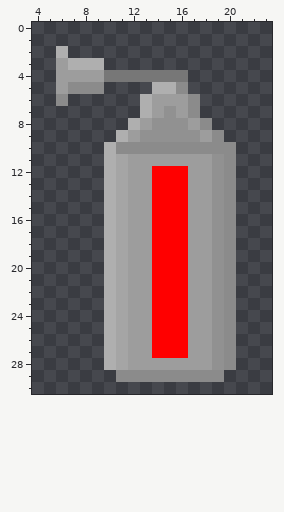
Pixel-art sprite, stored at Spacebox/GameSets/Default/Items/paint.png. Above, as it was before the edit.
The file is 32x32 pixels. Colours within 5 levels of each other are drawn and written as one. Shown: x 4..23, y 0..30.
Now the later version:
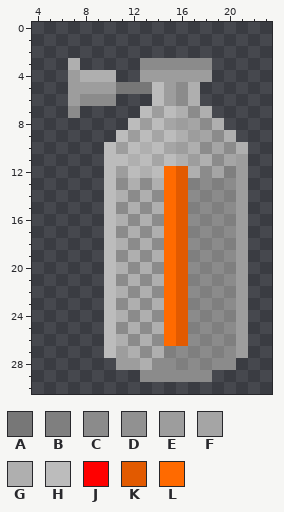
Palette (. is transparent): A #777777  B #7f7f7f  C #8b8b8b  D #919191  E #9d9d9d  F #a5a5a5  G #afafaf  H #bcbcbc  J #ff0000  K #e25a00  L #ff6a00
Change:
@@ x 4..23 @@
  1 ....................
- 2 ..G.................
- 3 ..EGGG..............
- 4 ..EEEEAAAAAAA.......
- 5 ..ECCC....GGC.......
- 6 ..C......GEEEC......
- 7 .........GEDEC......
- 8 ........GEDDDEC.....
- 9 .......GEDDDDDEC....
-10 ......GCCCCCCCCCC...
-11 ......GFEEEEEEEDC...
-12 ......GFEEJJJEEDC...
-13 ......GFEEJJJEEDC...
-14 ......GFEEJJJEEDC...
-15 ......GFEEJJJEEDC...
-16 ......GFEEJJJEEDC...
-17 ......GFEEJJJEEDC...
-18 ......GFEEJJJEEDC...
-19 ......GFEEJJJEEDC...
-20 ......GFEEJJJEEDC...
-21 ......GFEEJJJEEDC...
-22 ......GFEEJJJEEDC...
-23 ......GFEEJJJEEDC...
-24 ......GFEEJJJEEDC...
-25 ......GFEEJJJEEDC...
-26 ......GFEEJJJEEDC...
-27 ......GFEEJJJEEDC...
-28 ......GFEEEEEEEDC...
-29 .......CCCCCCCCC....
+ 2 ....................
+ 3 ...G.....CCCCCC.....
+ 4 ...EGGG..EEEEEE.....
+ 5 ...EEEEAAAHECG......
+ 6 ...ECCC...HECG......
+ 7 ...C.....HEHGCG.....
+ 8 ........HEHFEFCG....
+ 9 .......HEHFHGEFCG...
+10 ......HEHGHFEGCFCG..
+11 ......HHGHFHGEGCFE..
+12 ......HEHGHLKGCFBE..
+13 ......HCGCGLKBCBCE..
+14 ......HGCGCLKCBCBE..
+15 ......HCGCGLKBCBCE..
+16 ......HGCGCLKCBCBE..
+17 ......HCGCGLKBCBCE..
+18 ......HGCGCLKCBCBE..
+19 ......HCGCGLKBCBCE..
+20 ......HGCGCLKCBCBE..
+21 ......HCGCGLKBCBCE..
+22 ......HGCGCLKCBCBE..
+23 ......HCGCGLKBCBCE..
+24 ......HGCGCLKCBCBE..
+25 ......HCGCGLKBCBCE..
+26 ......HGCGCLKCBCBE..
+27 ......HEGCGBCBCBCE..
+28 .......EEGCCBCBCC...
+29 .........CCCCCC.....
 30 ....................
Changed places in both pictures, as pixel boxes (x1, y1, x2, y2):
changed: (56, 46, 248, 382)
